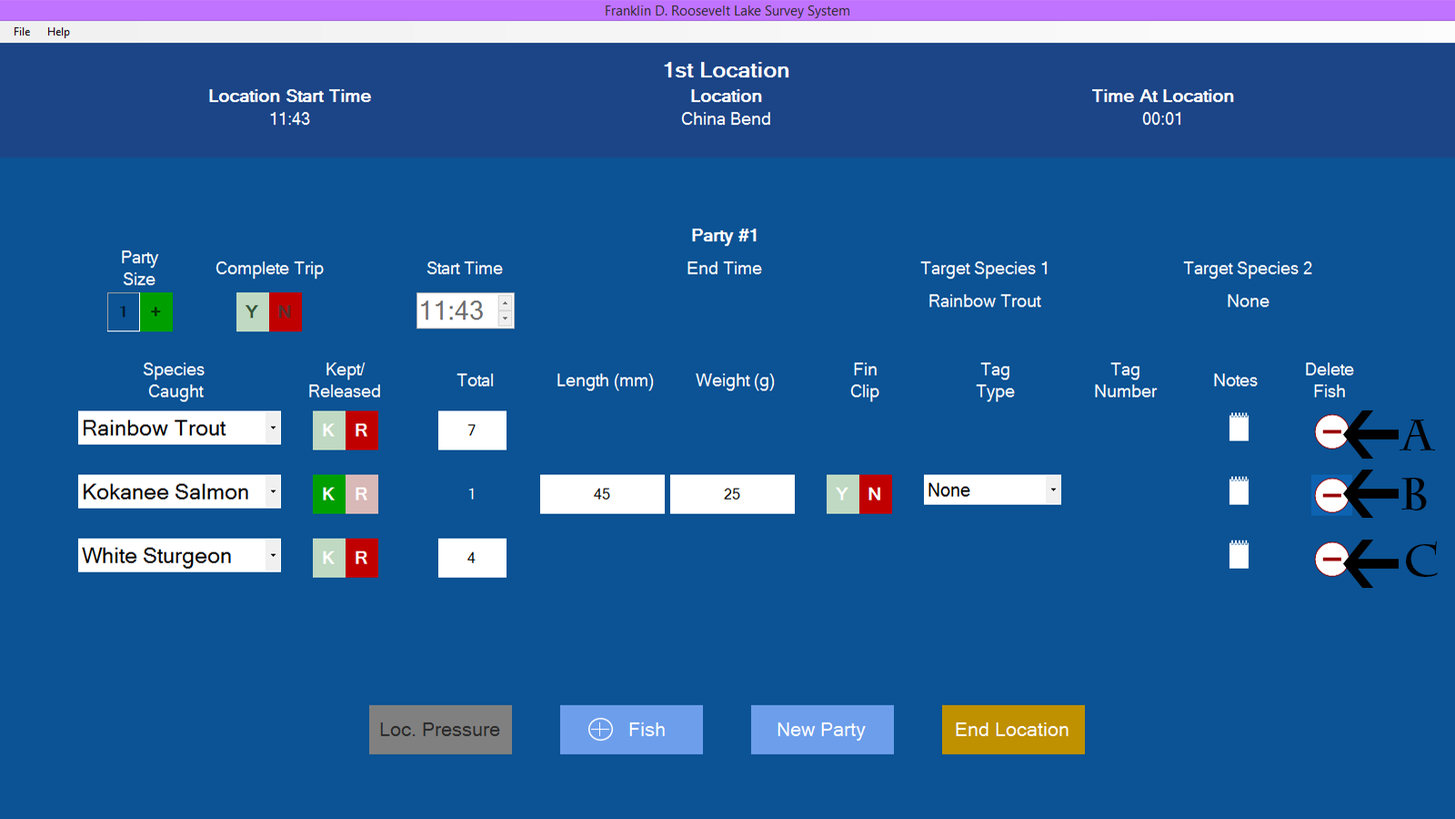
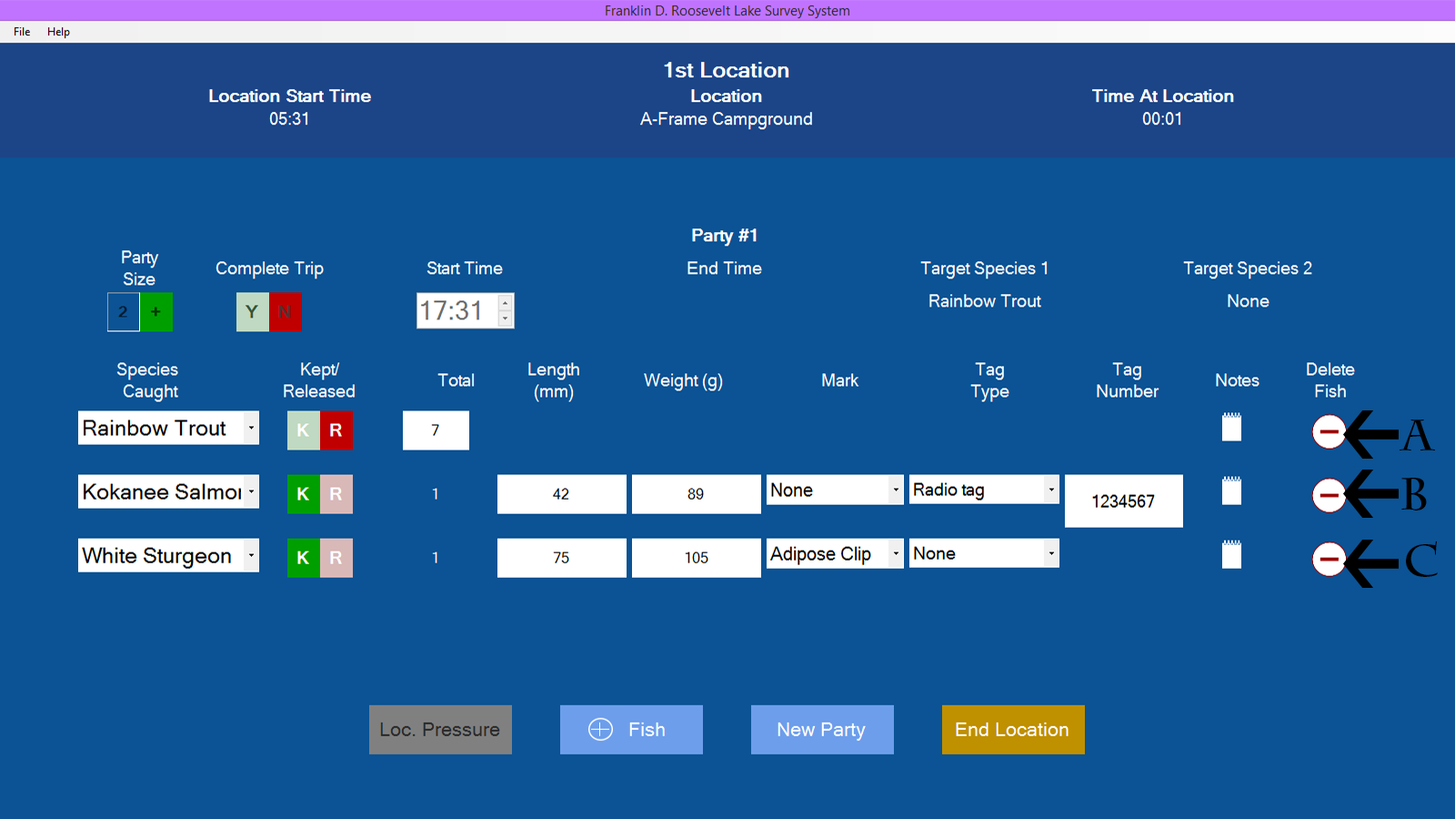
Layers edited between the first and the second 1455x819 image:
painted on "Shape 1 copy 2" over (1344, 472, 1372, 516)
painted on "Shape 1 copy" over (1344, 542, 1372, 585)
painted on "Shape 1" over (1344, 412, 1372, 456)
renamed "Screenshot (62)" to "Screenshot (86)", painted on it over (116, 111, 1372, 585)
